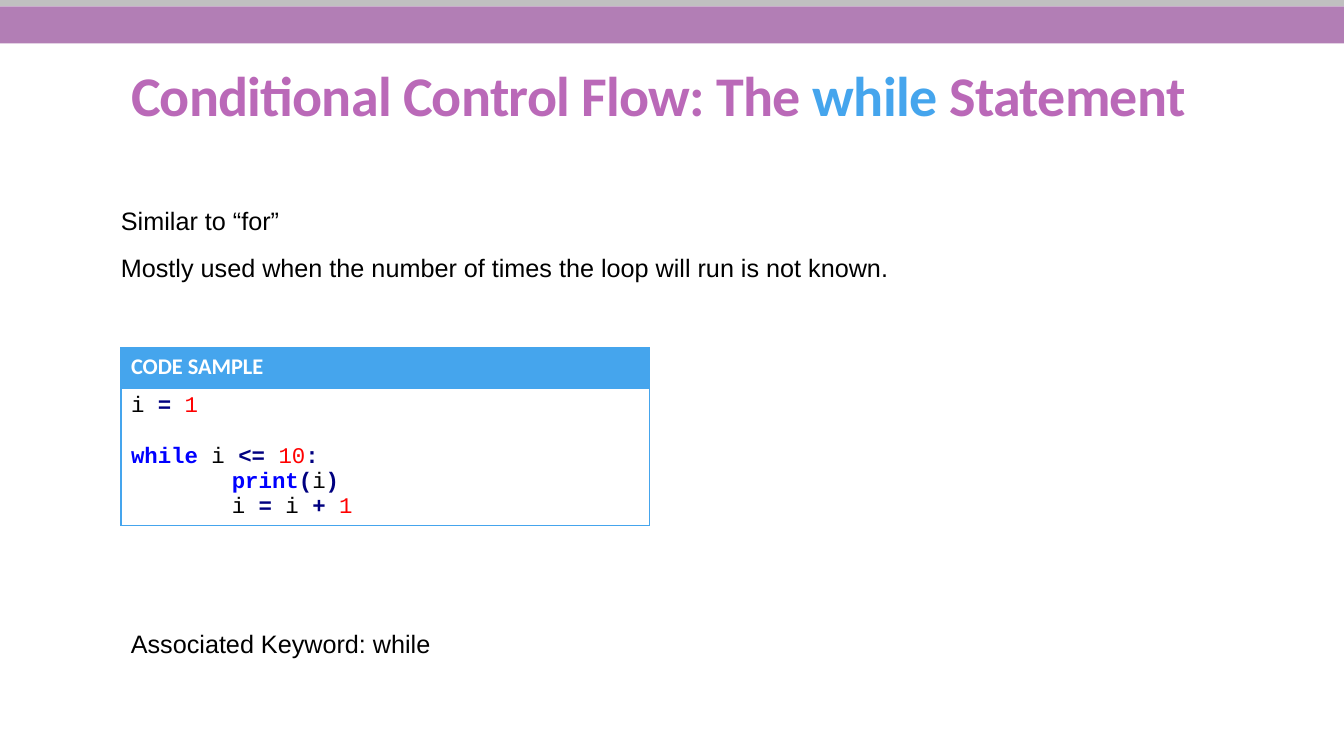
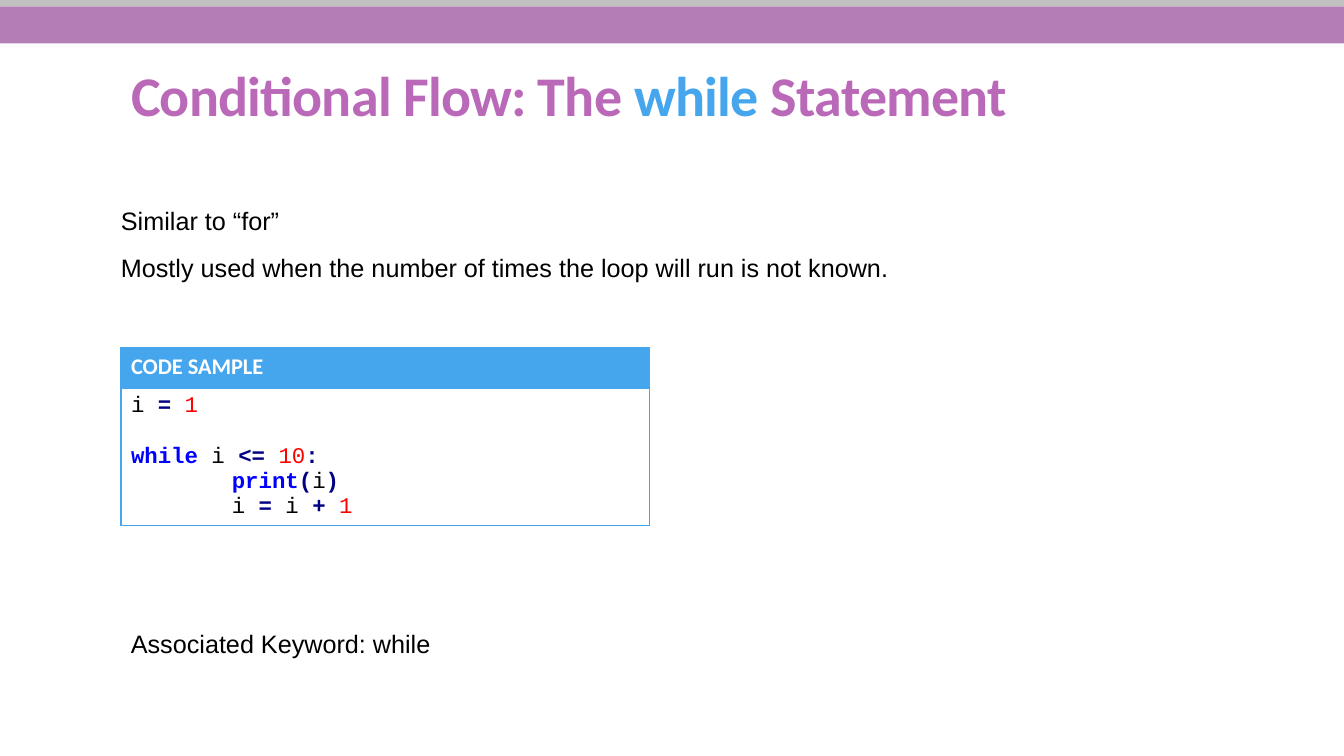
Before and after one commit to She-Codes-Now/Intro-to-Python, a slide deck: slide 24 of Python-SheCodesNow_updated.pptx. Drawn at 1344x756 pixels with LibreOffice and Linux fonts; fonts in the diff are those of the drawing; background and template pictures are left out. Boxes give left, top, right and bottom in pixels: in the first picture for what was removed or moved away, otherwise in the second. Text is boxed around its words. In the diff, an @@ line names an element or a change of style, - is before the commit and + after.

Commit message:
updated flow chart

```diff
--- a/Python-SheCodesNow_updated.pptx
+++ b/Python-SheCodesNow_updated.pptx
@@ title at (131, 76, 1007, 117): text changed @@
-Conditional Control Flow: The while Statement
+Conditional Flow: The while Statement
```
Also in this commit, not shown: 13 other slides changed.
